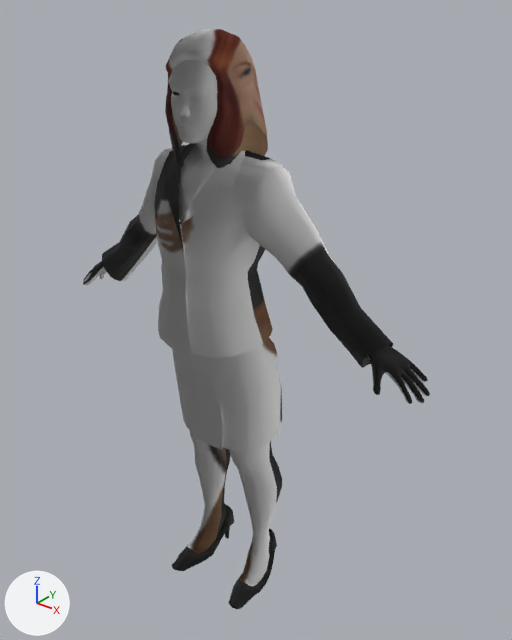
A saved change to the COLLADA model public/adl/sandbox/avatars/VWS_Business_Female1.DAE.
Both versions are drawn from a 50 mm camera at (1.164, -1.295, 1.757) aimed at (0.056, 0.091, 0.898). Lighting does not change. The marker at lower left points along +X, +Y and +Z.

Objects in the first picture: 'Hair', 'polymsh'.
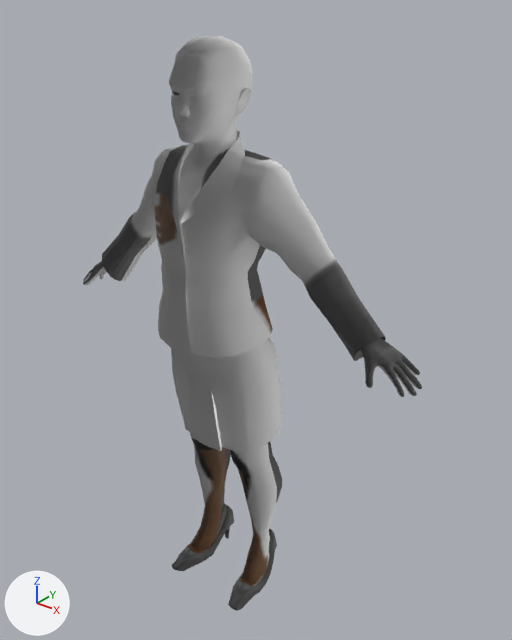
The newer file is also rescaled (x1.059), turned or shifted as a whole; pictures and numbers use the older file's frame.

Where the change shows, as pixel boxes [x1, y1, x2, y2] in the pictures (512 x 640 px; the box of a moved part takes in the faces that stretch with it):
'polymsh', recoloured, reshaped: before [83, 60, 430, 609]; after [83, 36, 422, 611]
'Hair', deleted (brown): before [165, 29, 268, 168]
part 1 of me_polymsh, moved or reshaped: before [257, 168, 430, 404]; after [257, 168, 422, 397]
part 2 of me_polymsh, moved or reshaped: before [102, 184, 158, 281]; after [102, 175, 157, 281]
part 3 of me_polymsh, moved or reshaped: before [172, 348, 271, 462]; after [171, 348, 271, 462]

What the commit changed:
Picture 'VWS_B_Female1-1.jpg' (img_vws_b_female1_1_jpg) is new.
Material 'scene_material-material' (mat_scene_material_material) is new.
Its texture is img_vws_b_female1_1_jpg.
Its roughness is 0.67.
me_polymsh is used by ob_polymsh; location (0.0, 0.0, 0.008).
me_polymsh had 2468 vertices, 4890 faces and spanned x -0.59..0.6, y -0.16..0.16, z 0.0..1.63.
me_polymsh no longer uses material mat_scene_material1_material (picture img_vws_b_female1_2_jpg).
me_polymsh now has 2468 vertices, 4890 faces and spans x -0.59..0.57, y -0.16..0.16, z 0.0..1.63.
me_polymsh part 1: all 527 vertices in x 0.2..0.6, y -0.05..0.1, z 0.86..1.29 are scaled about their middle by (0.933, 1, 1.01), then moved by (-0.01, 0.0, 0.01).
me_polymsh part 2: all 71 vertices in x -0.4..-0.2, y -0.05..0.1, z 0.98..1.29 are moved by (0.0, 0.0, 0.02).
me_polymsh part 3: 54 of 2468 vertices moved; they spanned x -0.15..0.15, y -0.07..0.08, z 0.54..0.77 and now span x -0.14..0.14, y -0.08..0.08, z 0.54..0.77; mean shift (0.0, -0.01, 0.0); largest move (0.06, -0.07, 0.63) -> (0.05, -0.08, 0.64).
me_polymsh now uses material mat_scene_material_material (picture img_vws_b_female1_1_jpg).
Object 'Hair' (ob_hair) is deleted.
